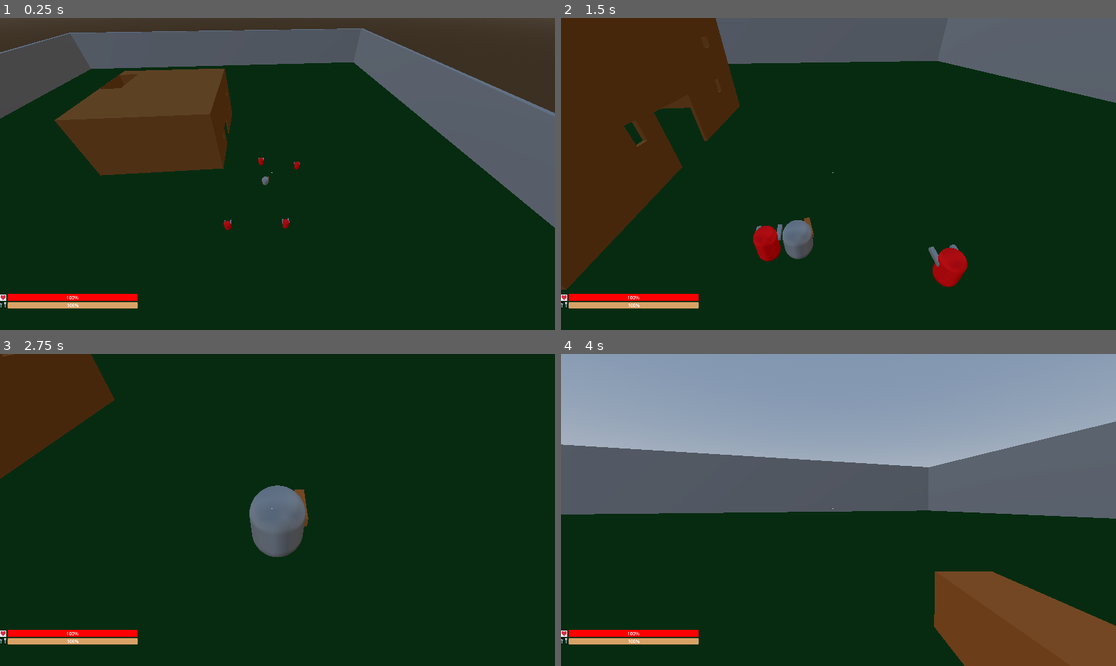
Above: before the commit, frames 1-4 (two rows, left to right).
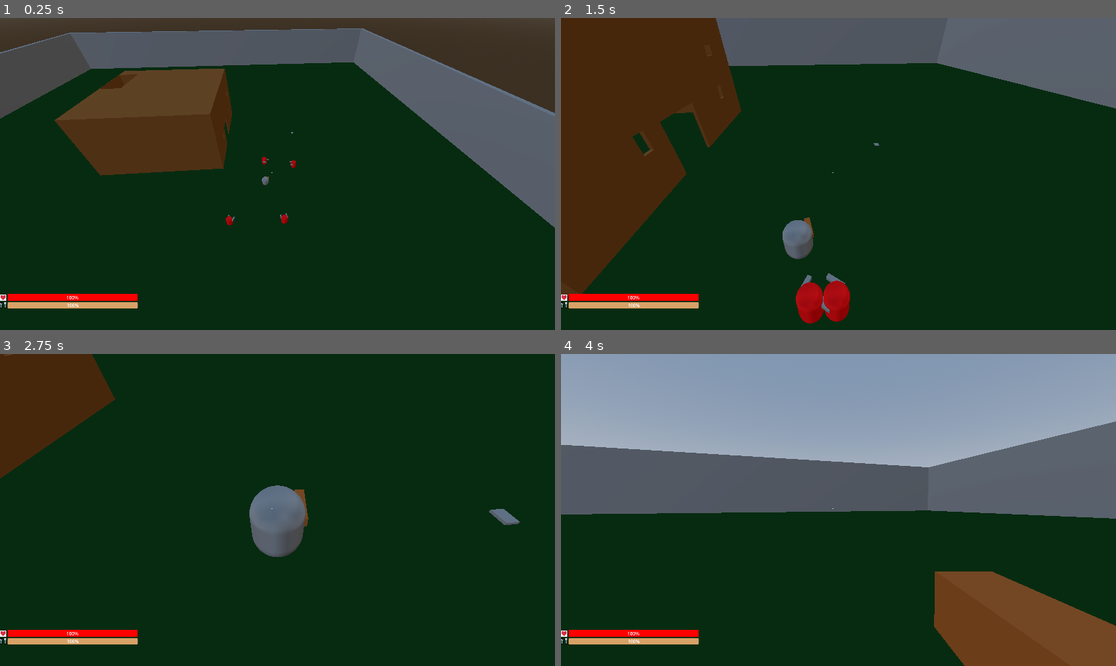
Above: after the commit, the same moments.

Repository: htanama/Stay-Alive
Game: Godot game, scene res://Scenes/Levels/level1.tscn
The game is run twice, just before and just after one commit, with the same random seed, the same clock (stepped at 60 frames per second) and the same inputs.
Inputs (mouse positions are in pixels of both pictures, inside the frame that each line leads up to):
- Up to frame 1 (0.25 s): no input
- Up to frame 2 (1.5 s): tap Enter (ui_accept) at 0.5, 0.77 s; move the mouse to (866, 174) at 0.52 s; hold W (forward) from 0.53 s (still down); click (866, 174) at 0.6 s; move the mouse to (810, 174) at 1.27 s; click (810, 174) at 1.35 s
- Up to frame 3 (2.75 s): keep holding W (forward); tap Enter (ui_accept) at 1.52 s; move the mouse to (288, 503) at 2.02 s; hold Shift (Sprint) from 2.03 s (still down); click (288, 503) at 2.3 s
- Up to frame 4 (4 s): keep holding W (forward); move the mouse to (832, 516) at 2.77 s; release Shift (Sprint) at 2.78 s; click (832, 516) at 2.85 s; tap Enter (ui_accept) at 3.02, 3.77 s; move the mouse to (877, 513) at 3.52 s; click (877, 513) at 3.6 s

The runs differ from the first frame. In frame 1, 0.2% of the frame differs, in the area x 40-55%, y 36-68%; in frame 2, 4.5%, in the area x 0-100%, y 0-98%; in frame 3, 0.2%; in frame 4, less than 0.1%.

Commit message:
created raycast bullet, enemy spawner and remove enemy when it is hit

Diff:
--- a/Scenes/Levels/level1.tscn
+++ b/Scenes/Levels/level1.tscn
@@ -1,9 +1,10 @@
-[gd_scene load_steps=11 format=3 uid="uid://bo0ka5yprssl5"]
+[gd_scene load_steps=12 format=3 uid="uid://bo0ka5yprssl5"]
 
 [ext_resource type="PackedScene" uid="uid://dj4omo2q74s7r" path="res://Scenes/Objects/house.tscn" id="1_0xrym"]
 [ext_resource type="Script" uid="uid://celufi241qtuq" path="res://Scenes/Scripts/DayNightCycle.gd" id="1_1ukdm"]
 [ext_resource type="PackedScene" uid="uid://c0fpjphe6dorx" path="res://Scenes/Player/player.tscn" id="1_7u4ml"]
 [ext_resource type="PackedScene" uid="uid://m8o82cbmwyht" path="res://Scenes/Zombies/zombies.tscn" id="4_0xrym"]
+[ext_resource type="Script" uid="uid://cuchtthe86fu" path="res://Scenes/Scripts/spawner.gd" id="6_m0h5h"]
 
 [sub_resource type="ProceduralSkyMaterial" id="ProceduralSkyMaterial_xc7r2"]
 sky_horizon_color = Color(0.662243, 0.671743, 0.686743, 1)
@@ -51,9 +52,6 @@
 shape = SubResource("BoxShape3D_16p8j")
 metadata/_edit_group_ = true
 
-[node name="Player" parent="." instance=ExtResource("1_7u4ml")]
-transform = Transform3D(1, 0, 0, 0, 1, 0, 0, 0, 1, 11.7637, 0.473611, 14.0503)
-
 [node name="Arena" type="CSGCombiner3D" parent="."]
 use_collision = true
 
@@ -66,6 +64,9 @@
 operation = 2
 size = Vector3(98, 16.362, 98)
 
+[node name="Player" parent="." instance=ExtResource("1_7u4ml")]
+transform = Transform3D(1, 0, 0, 0, 1, 0, 0, 0, 1, 11.7637, 0.473611, 14.0503)
+
 [node name="Zombies" parent="." instance=ExtResource("4_0xrym")]
 transform = Transform3D(1, 0, 0, 0, 1, 0, 0, 0, 1, 11.2047, 0.5, 9.30242)
 
@@ -77,3 +78,8 @@
 
 [node name="Zombies4" parent="." instance=ExtResource("4_0xrym")]
 transform = Transform3D(1, 0, 0, 0, 1, 0, 0, 0, 1, 6.63607, 0.5, 21.5875)
+
+[node name="Spawner" type="CSGBox3D" parent="."]
+transform = Transform3D(1, 0, 0, 0, 1, 0, 0, 0, 1, 18, 0.2, -0.3)
+size = Vector3(0.336182, 0.244629, 0.441406)
+script = ExtResource("6_m0h5h")
--- /dev/null
+++ b/Scenes/Objects/bullet.tscn
@@ -0,0 +1,12 @@
+[gd_scene load_steps=3 format=3 uid="uid://elelstm6jjsj"]
+
+[sub_resource type="StandardMaterial3D" id="StandardMaterial3D_g6y8x"]
+albedo_color = Color(1, 1, 0, 1)
+
+[sub_resource type="SphereMesh" id="SphereMesh_cvsuj"]
+radius = 0.1
+height = 0.2
+
+[node name="Bullet" type="MeshInstance3D"]
+material_override = SubResource("StandardMaterial3D_g6y8x")
+mesh = SubResource("SphereMesh_cvsuj")
--- a/Scenes/Player/player.gd
+++ b/Scenes/Player/player.gd
@@ -1,18 +1,19 @@
 extends CharacterBody3D
+
+var raycast_test = preload("res://Scenes/Objects/bullet.tscn")
 
 @onready var displayText = $CanvasLayer/DisplayText
 @onready var arm_action : CSGBox3D = $Arm
 @onready var camera_player: Camera3D = $CameraMount/CameraPlayer
 @onready var raycast_3D: RayCast3D = $CameraMount/CameraPlayer/RayCast3D
 
-const MAX_RAY_DISTANCE = 10.0
+const MAX_RAY_DISTANCE = 100
 
 const SPEED = 5.0
 const JUMP_VELOCITY = 5.0
 var sprint_speed : float = 1.0
 
 const MOUSE_SENSITIVITY = 0.002
-
 
 func _input(event: InputEvent) -> void:
 	if event is InputEventMouseMotion and Input.mouse_mode == Input.MOUSE_MODE_CAPTURED:
@@ -59,28 +60,54 @@
 		var viewport = get_viewport()
 		var screen_center = viewport.get_size() / 2
 
-
 		# Calculate Ray Start and End
 		var ray_origin = camera_player.project_ray_origin(screen_center)
 		var ray_direction = camera_player.project_ray_normal(screen_center)
-		var ray_end = ray_origin + (ray_direction * MAX_RAY_DISTANCE) * 1000
+		var ray_end = ray_origin + (ray_direction * MAX_RAY_DISTANCE)
 
 		# Perform the manual raycast
 		var query = PhysicsRayQueryParameters3D.create(ray_origin, ray_end)
 		query.collide_with_bodies = true;
 		var result = space_state.intersect_ray(query)
 
-		if result.is_empty():
-			#Missed
-			displayText.hide()
-			print("Attack Missed.")
-		else:
+		if result:
+			var hit_object = result.get("collider")
+			var enemy_root: Node = null
+
+			# assign hit_object to current_node to check if current_node is in the gropu enemy later
+			var current_node: Node = hit_object # Start climbing from the hit object
+
+			#check if current_node is in the enemy group
+			while current_node != null:
+				if current_node.is_in_group("enemy"):
+					print("current_node is in enemy group")
+					enemy_root = current_node
+					break
+				# Stop if we hit the root of the whole scene tree
+				if current_node == get_tree().root:
+					break
+
+				current_node = current_node.get_parent()
+
+			if enemy_root:
+				enemy_root.queue_free()
+				print("Enemy HIT and removed successfully!")
+
 			#Hit result.collider
-			var hit_object = result
-			print(result)
+			_test_raycast(result.get("position"))
+
 			#print("RayCast hit: " + hit_object)
 			#displayText.text = str(hit_object)
 			displayText.show()
+
+
 	else:
 		# Hide the text if the attack button wasn't pressed
 		displayText.hide()
+
+func _test_raycast(position: Vector3) -> void:
+	var instance = raycast_test.instantiate()
+	get_tree().root.add_child(instance)
+	instance.global_position = position
+	await get_tree().create_timer(3).timeout
+	instance.queue_free()
--- a/Scenes/Player/player.tscn
+++ b/Scenes/Player/player.tscn
@@ -92,8 +92,9 @@
 bg_color = Color(0.742169, 0.392514, 0, 1)
 
 [sub_resource type="SystemFont" id="SystemFont_0u5uq"]
-
-[node name="Player" type="CharacterBody3D"]
+subpixel_positioning = 0
+
+[node name="Player" type="CharacterBody3D" groups=["player"]]
 script = ExtResource("1_uvnfx")
 
 [node name="VisualBody" type="MeshInstance3D" parent="."]
@@ -122,7 +123,7 @@
 }
 
 [node name="RayCast3D" type="RayCast3D" parent="CameraMount/CameraPlayer"]
-target_position = Vector3(0, 0, -1)
+target_position = Vector3(0, 0, -2)
 
 [node name="ReticleControl" type="Control" parent="."]
 layout_mode = 3
--- /dev/null
+++ b/Scenes/Scripts/spawner.gd
@@ -0,0 +1,25 @@
+extends CSGBox3D
+
+# Preload the Zombie scene for efficient instantiation
+const ZOMBIE_SCENE = preload("res://Scenes/Zombies/zombies.tscn")
+const SPAWN_POINT: Vector3 = Vector3(18.0, 0.5, -0.3) # location of the Spawner
+const SPAWN_DELAY: float = 20.0
+
+# Called when the node enters the scene tree for the first time.
+func _ready() -> void:
+	call_deferred("spawn_enemy")
+
+
+func spawn_enemy():
+	await get_tree().create_timer(SPAWN_DELAY).timeout
+
+	var enemy_instance = ZOMBIE_SCENE.instantiate()
+
+	#get_tree().root.add_child(enemy_instance)
+	#get_tree().root.call_deferred("add_child", enemy_instance)
+	get_tree().root.get_node("Level1").call_deferred("add_child", enemy_instance)
+
+	# Waits for the moment the node is fully added and processed.
+	await enemy_instance.tree_entered
+
+	enemy_instance.global_position = SPAWN_POINT
--- a/Scenes/Zombies/zombies.gd
+++ b/Scenes/Zombies/zombies.gd
@@ -38,7 +38,9 @@
 
 	# Night is defined as time being after night_start OR before night_end
 	# (e.g., 0.75 to 1.0, and 0.0 to 0.25)
-	return current_time >= night_start or current_time < night_end
+	#return current_time >= night_start or current_time < night_end
+
+	return true
 
 func _physics_process(delta: float) -> void:
 	if not player:
--- a/Scenes/Zombies/zombies.tscn
+++ b/Scenes/Zombies/zombies.tscn
@@ -13,7 +13,7 @@
 radius = 0.4
 height = 1.50781
 
-[node name="Zombies" type="CharacterBody3D"]
+[node name="Zombies" type="CharacterBody3D" groups=["enemy"]]
 script = ExtResource("1_3vcnm")
 
 [node name="Model" type="MeshInstance3D" parent="."]
Not shown, added: Scenes/Scripts/spawner.gd.uid
